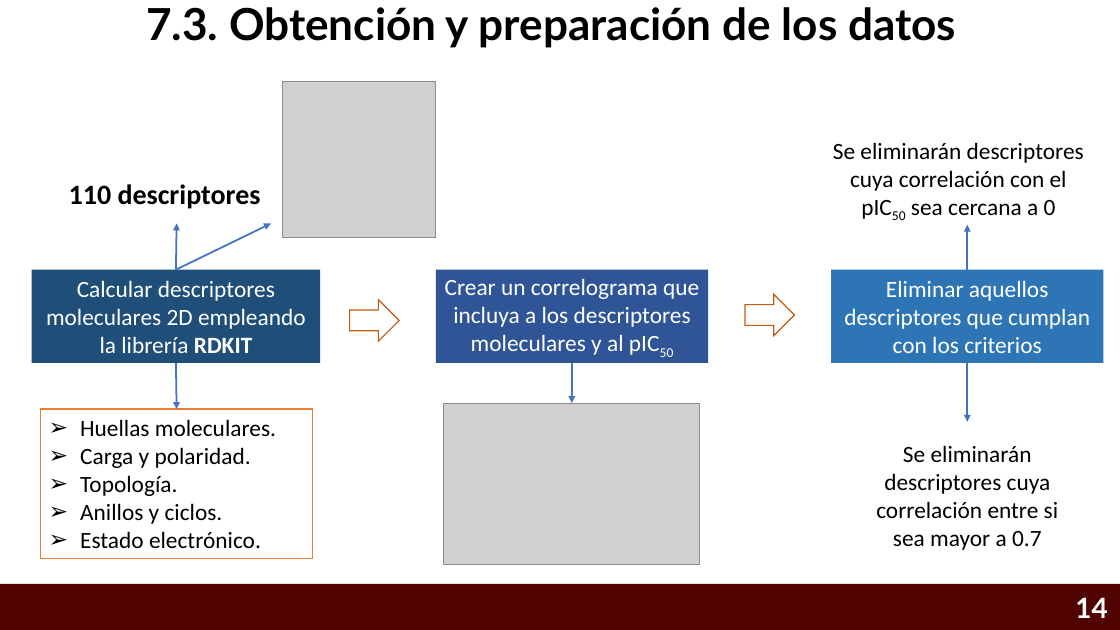
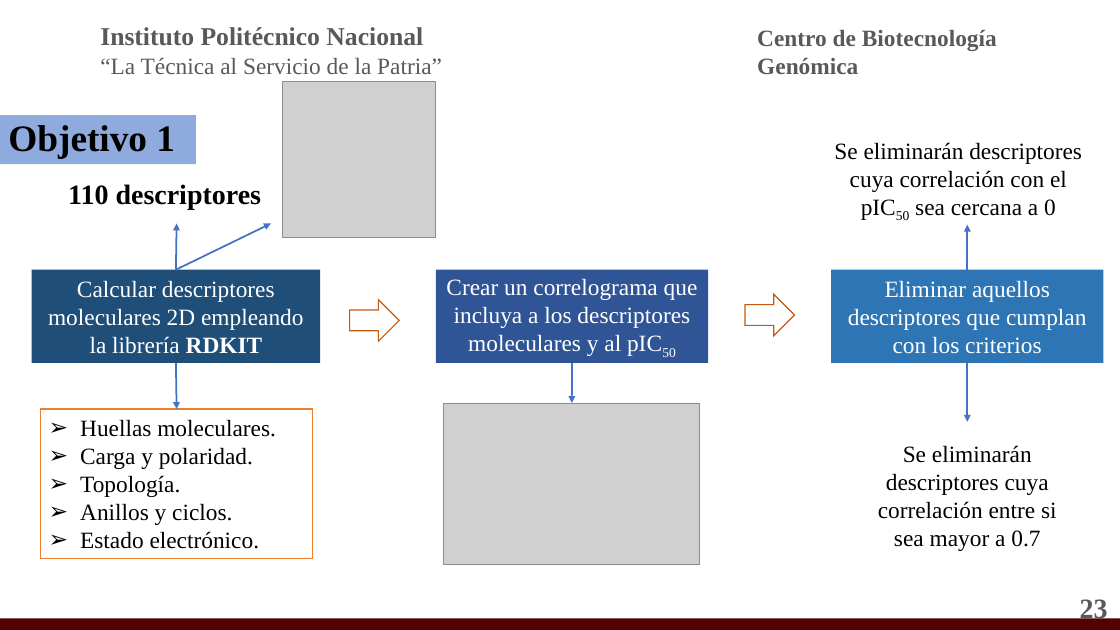
Before and after one commit to Eliud7720/Alzheimer---Anteproyecto, a slide deck: slide 23 of CRIBADO VIRTUAL INTELIGENTE PARA IDENTIFICAR INHIBIDORES MULTI-BLANCO ENFOCADOS AL TRATAMIENTO DE LA .pptx (slide 14 before the commit). Drawn at 1120x630 pixels with LibreOffice and Linux fonts; fonts in the diff are those of the drawing; grey boxes stand for pictures; background and template pictures are left out. Boxes give left, top, right and bottom in pixels: in the first picture for what was removed or moved away, otherwise in the second. Text is boxed around its words. In the diff, an @@ line names an element or a change of style, - is before the commit and + after.

```diff
--- a/CRIBADO VIRTUAL INTELIGENTE PARA IDENTIFICAR INHIBIDORES MULTI-BLANCO ENFOCADOS AL TRATAMIENTO DE LA .pptx
+++ b/CRIBADO VIRTUAL INTELIGENTE PARA IDENTIFICAR INHIBIDORES MULTI-BLANCO ENFOCADOS AL TRATAMIENTO DE LA .pptx
@@ text added at [100, 27, 442, 74], 20 pt, text #595959 @@
+Instituto Politécnico Nacional
+“La Técnica al Servicio de la Patria”
@@ text removed at [146, 7, 956, 48] @@
-7.3. Obtención y preparación de los datos
@@ text added at [757, 30, 997, 74], 20 pt, text #595959, bold @@
+Centro de Biotecnología Genómica
@@ rectangle added at [0, 115, 196, 165], fill #8FAADC, 32 pt, text #000000, bold @@
+Objetivo 1
@@ font Calibri to Times New Roman in 7 elements at [32, 270, 320, 363], [68, 184, 262, 210], [40, 409, 313, 559], [436, 270, 708, 363], [831, 270, 1103, 363], [878, 445, 1057, 551], [834, 142, 1082, 216] @@
@@ page number at [1080, 596, 1108, 623]: text changed; font Lato to Times New Roman; text colour #FFFFFF to #595959 @@
-14
+23
@@ rectangle: place and size @@
-rectangle at [0, 584, 1120, 630]
+rectangle at [0, 618, 1120, 630]
```
Also in this commit, not shown: 19 other slides changed, 13 slides added, 2 slides removed, 2 other files.
